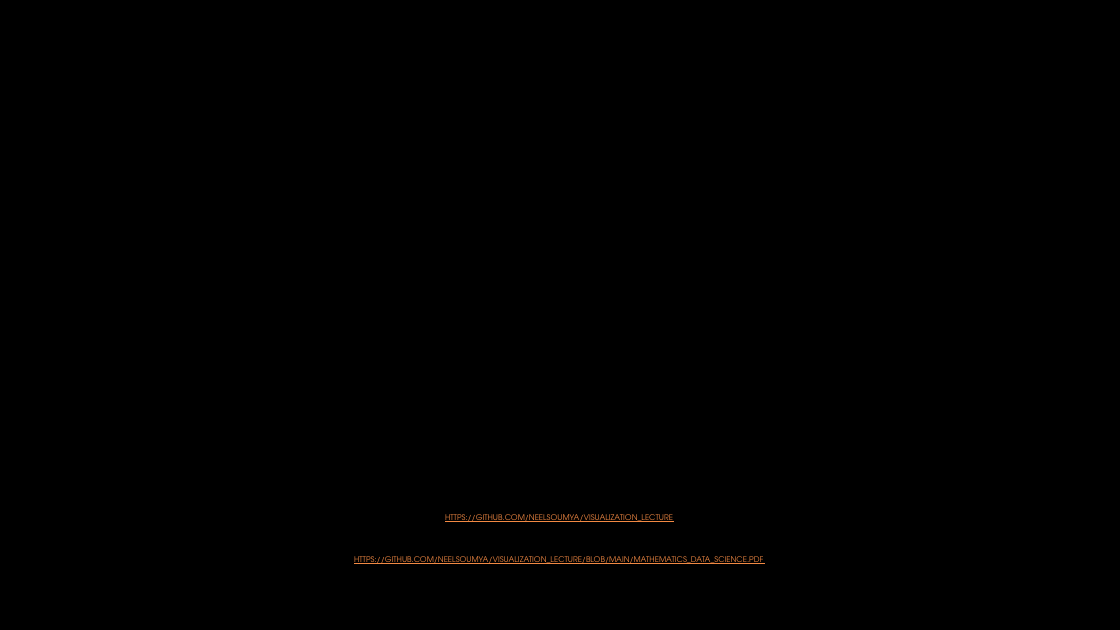
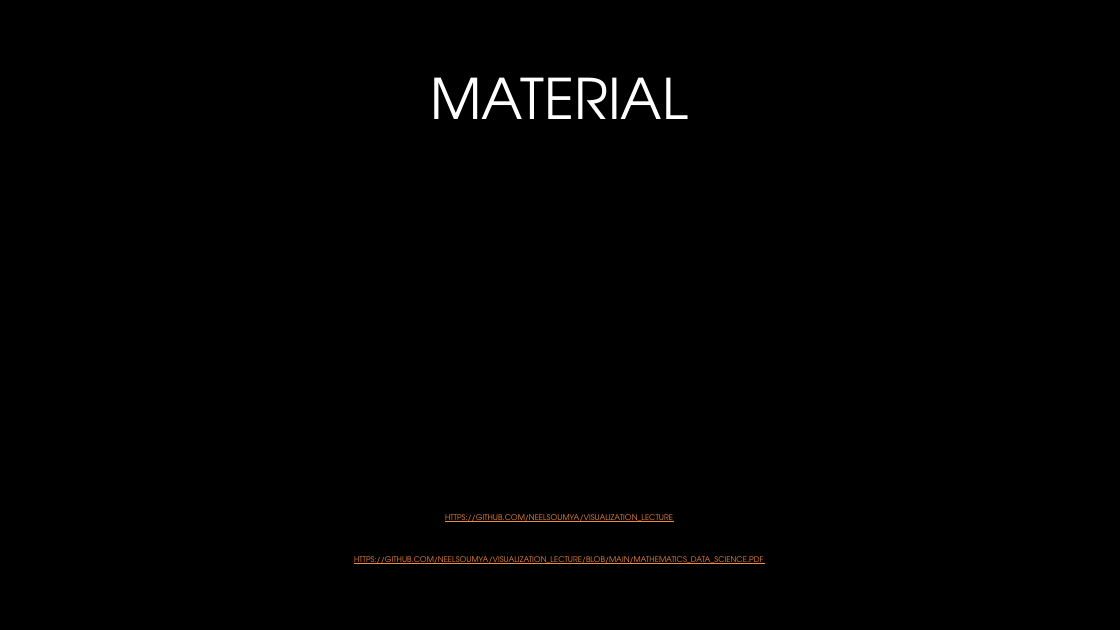
Before and after one commit to neelsoumya/visualization_lecture, a slide deck: slide 13 of Presentation_intro.pptx (slide 14 before the commit). Drawn at 1120x630 pixels with LibreOffice and Linux fonts; fonts in the diff are those of the drawing; background and template pictures are left out. Boxes give left, top, right and bottom in pixels: in the first picture for what was removed or moved away, otherwise in the second. Text is boxed around its words. In the diff, an @@ line names an element or a change of style, - is before the commit and + after.

```diff
--- a/Presentation_intro.pptx
+++ b/Presentation_intro.pptx
@@ title added at bbox=[430, 77, 688, 119], 48 pt, text gradient #FFFFFF to #A6A6A6 @@
+MATERIAL
```
Also in this commit, not shown: 4 other slides changed, 7 slides added, 8 slides removed.
